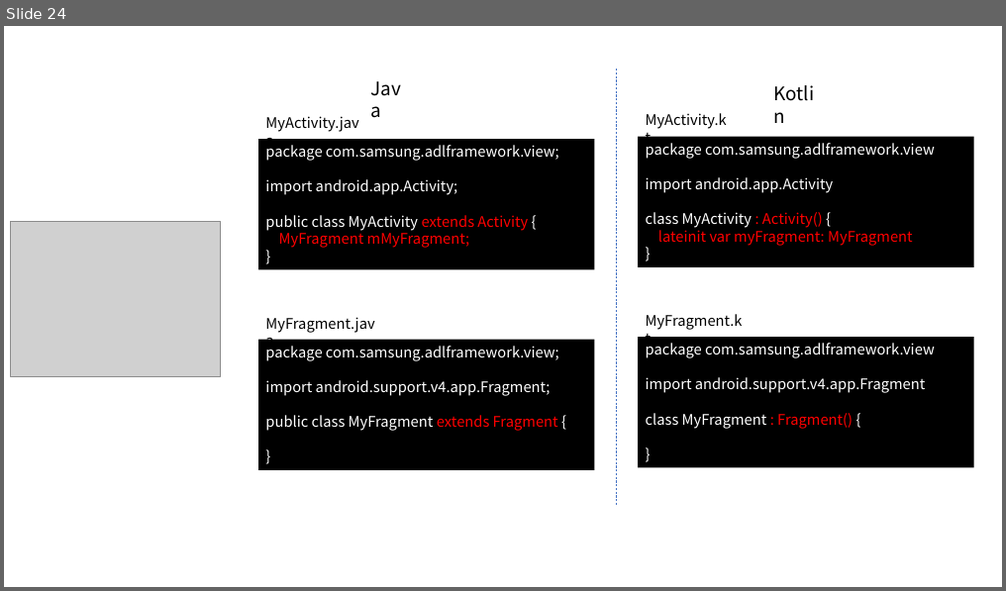
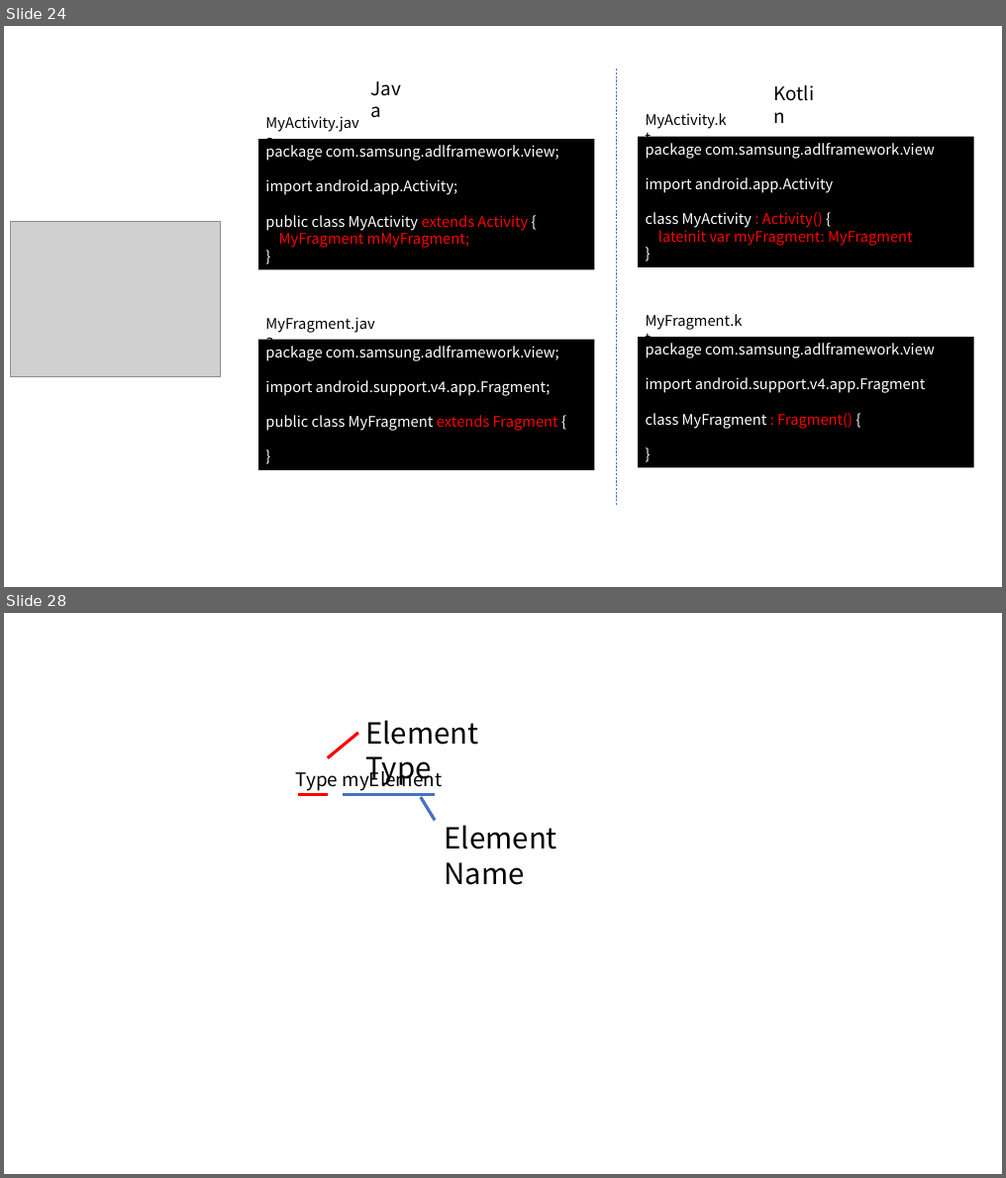
Before and after one commit to helloduk/TIL, a slide deck: AA/인증과제_ppt자료.pptx. Shown one above the other, each under a label of ours: slide 24 before the commit, slides 24 and 28 after it; the slides between them are not shown. The pictures are 1006x591 and 1006x1178 pixels, drawn with LibreOffice and Linux fonts; fonts in the diff are those of the drawing; grey boxes stand for pictures. Boxes give left, top, right and bottom in pixels: in the first picture for what was removed or moved away, otherwise in the second. Text is boxed around its words. In the diff, an @@ line names an element or a change of style, - is before the commit and + after.

```diff
--- a/AA/인증과제_ppt자료.pptx
+++ b/AA/인증과제_ppt자료.pptx
@@ slide 28 added at (x1=4, y1=613, x2=1002, y2=1174), background #FFFFFF @@
@@ text added at (x1=365, y1=720, x2=478, y2=786), 28 pt, text #000000 @@
+Element Type
@@ line added from (328, 759) to (358, 733), #FF0000 3 pt @@
@@ text added at (x1=296, y1=767, x2=443, y2=791), 18 pt, text #000000 @@
+Type myElement
@@ line added from (298, 795) to (328, 795), #FF0000 3 pt @@
@@ line added from (344, 795) to (436, 795), #4472C4 3 pt @@
@@ line added from (421, 797) to (436, 820), #4472C4 3 pt @@
@@ text added at (x1=445, y1=825, x2=557, y2=885), 28 pt, text #000000 @@
+Element Name
```
Also in this commit, not shown: 1 slide changed, 8 other slides added.
